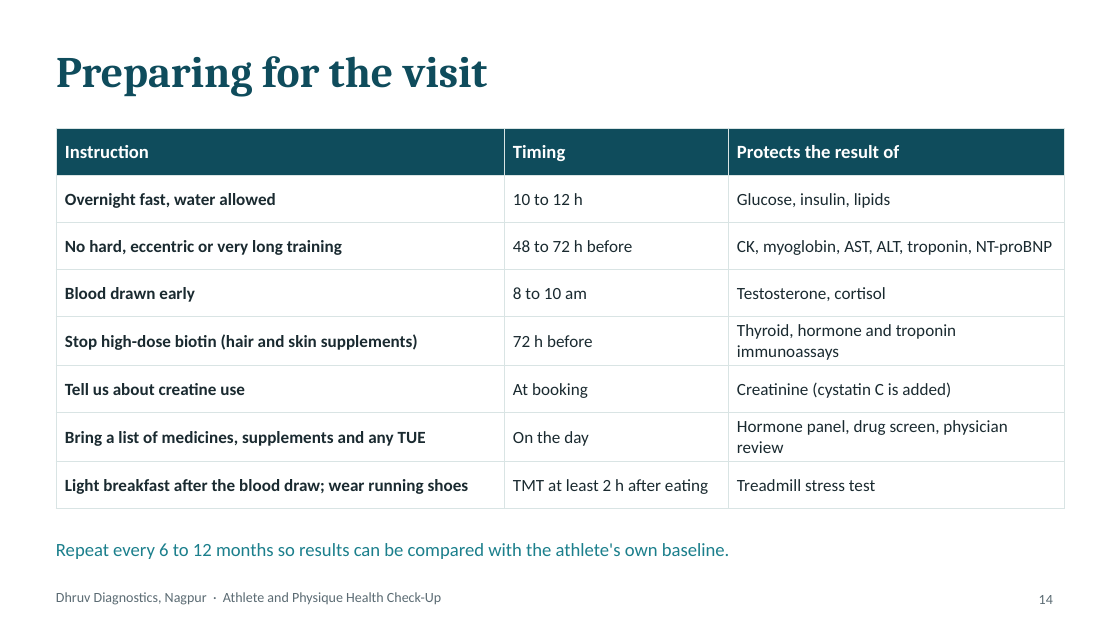
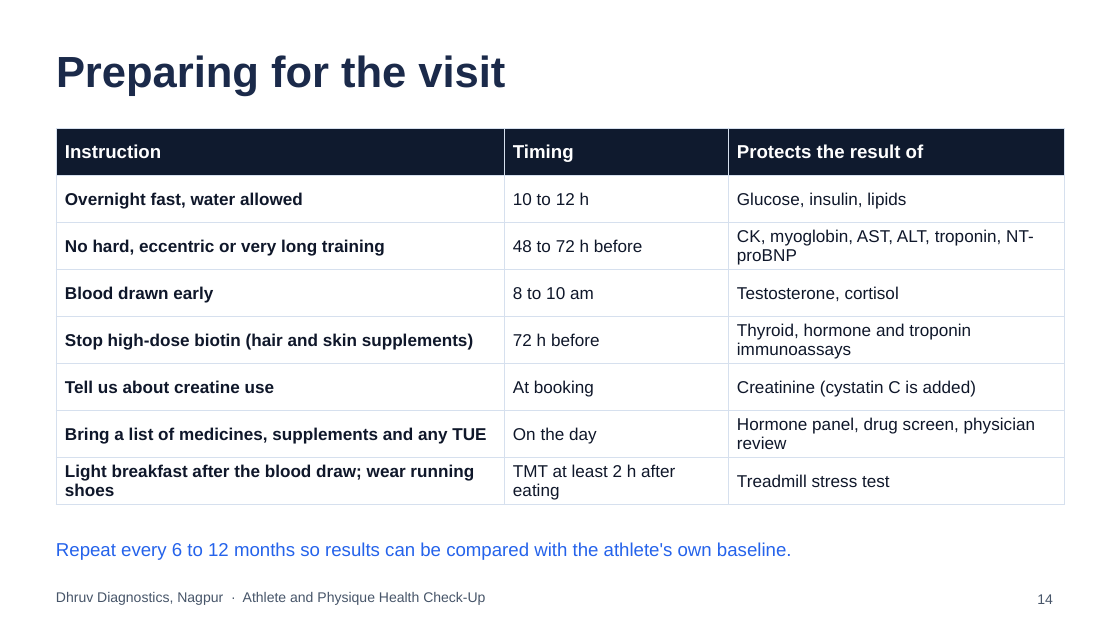
Before and after one commit to Ani6/BlisteringBlockchain, a slide deck: slide 14 of dhruv-athlete-healthcheck/Dhruv_Athlete_Physique_HealthCheck_Deck.pptx. Drawn at 1120x630 pixels with LibreOffice and Linux fonts; fonts in the diff are those of the drawing. Boxes give left, top, right and bottom in pixels: in the first picture for what was removed or moved away, otherwise in the second. Text is boxed around its words. In the diff, an @@ line names an element or a change of style, - is before the commit and + after.

```diff
--- a/dhruv-athlete-healthcheck/Dhruv_Athlete_Physique_HealthCheck_Deck.pptx
+++ b/dhruv-athlete-healthcheck/Dhruv_Athlete_Physique_HealthCheck_Deck.pptx
@@ title "Preparing for the visit" at box(56, 55, 505, 96): font Cambria to Arial, text colour #0F4C5C to #1B2A4A @@
@@ table at box(56, 129, 1064, 504) @@
@@ fill #0F4C5C to #0F1A2E in row 1 @@
@@ font Calibri to Arial, text colour #1A2A30 to #0F172A @@
@@ borders changed @@
@@ text "Repeat every 6 to 12 ..." at box(56, 542, 792, 560): font Calibri to Arial, text colour #1B7F8C to #2563EB @@
@@ text "Dhruv Diagnostics, Nagpur · Athlete ..." at box(56, 592, 485, 605): font Calibri to Arial, text colour #5B6B73 to #475569 @@
@@ page number at box(1037, 594, 1053, 604): font Calibri to Arial, text colour #5B6B73 to #475569 @@
```
Also in this commit, not shown: 14 other slides changed, 1 slide added, 1 slide removed, 18 other files.
